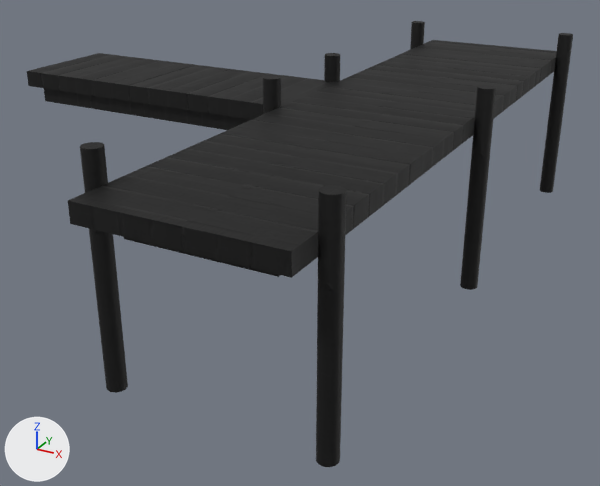
What one commit did to the FBX model Assets/Suan's Stuff/3D Models/Dock/Dock.fbx.
Before and after are seen from a 50 mm lens placed at (2.15, -4.13, 1.28), pointed at (-0.09, -0.06, -0.75). The axes (+X, +Y, +Z) are drawn at lower left. The lights are the same throughout. Where no turn or scale is listed for an object, it has been applied to the vertices.
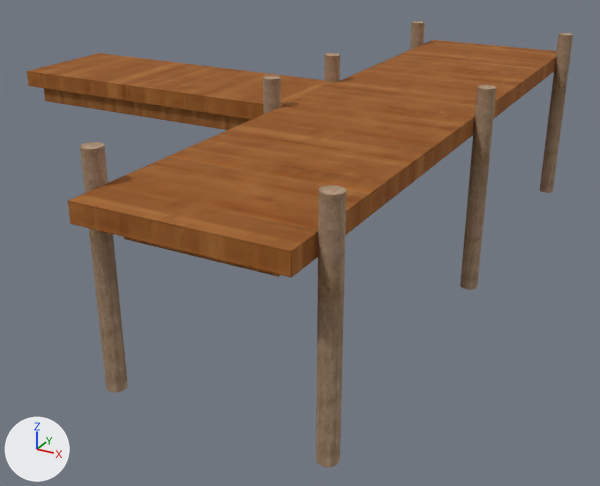
The newer file is also rescaled (x2.0), turned or shifted as a whole; pictures and numbers use the older file's frame.

What differs and where, as boxes [x1, y1, x2, y2] in the pictures (600 x 486 px):
'polySurface10', recoloured (black to brown)
    both: [27, 21, 573, 467]

Diff of the bpy script that builds the scene:
```diff
--- a/Assets/Suan's Stuff/3D Models/Dock/Dock.fbx.py
+++ b/Assets/Suan's Stuff/3D Models/Dock/Dock.fbx.py
@@ img_dock_base_color_png @@
+img_dock_base_color_png = load_image('Dock_Base_color.png', '_unpacked/Dock_Base_color.png', 2048, 2048, 'sRGB')
@@ mat_dock_texture @@
+mat_dock_texture = bpy.data.materials.new('Dock_Texture')
+# uses the picture img_dock_base_color_png
+# uses the picture img_dock_metallic_png
+# uses the picture img_dock_normal_opengl_png
@@ me_mesh @@
 me_mesh.from_pydata(...)  # 236 vertices, 309 faces; spans x -1.46..1.46, y -1.96..1.96, z -0.56..0.56
-me_mesh.materials.append(mat_aistandardsurface1)
+me_mesh.materials.append(mat_dock_texture)
```
